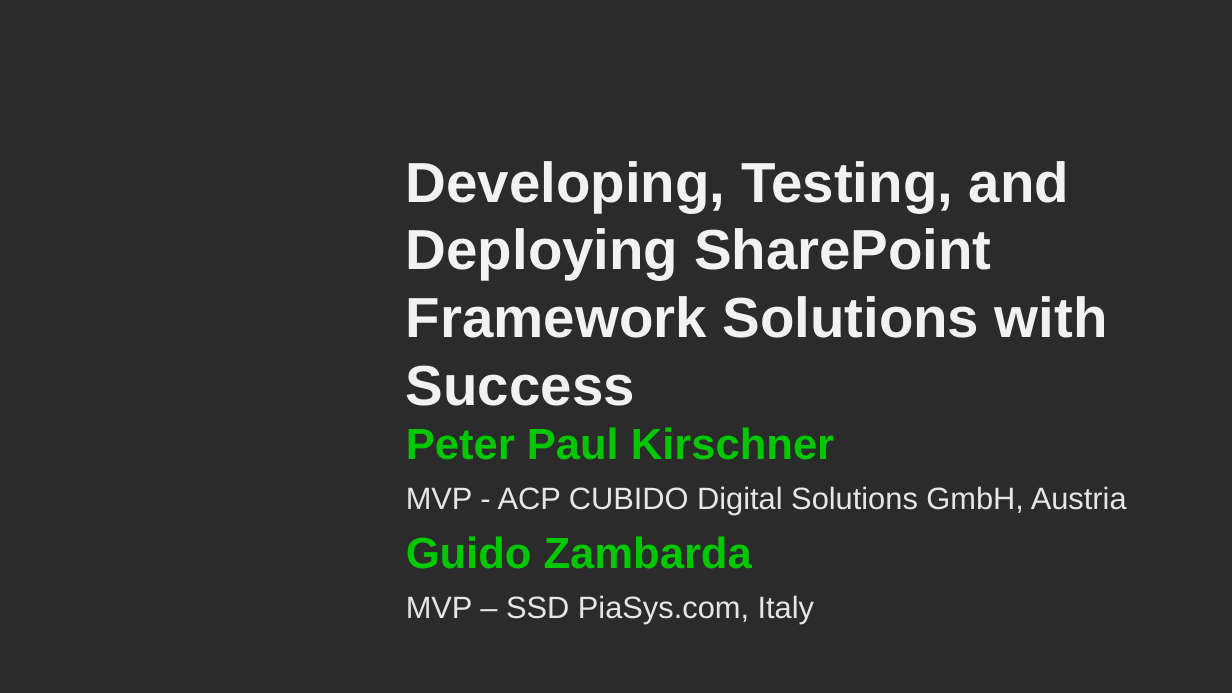
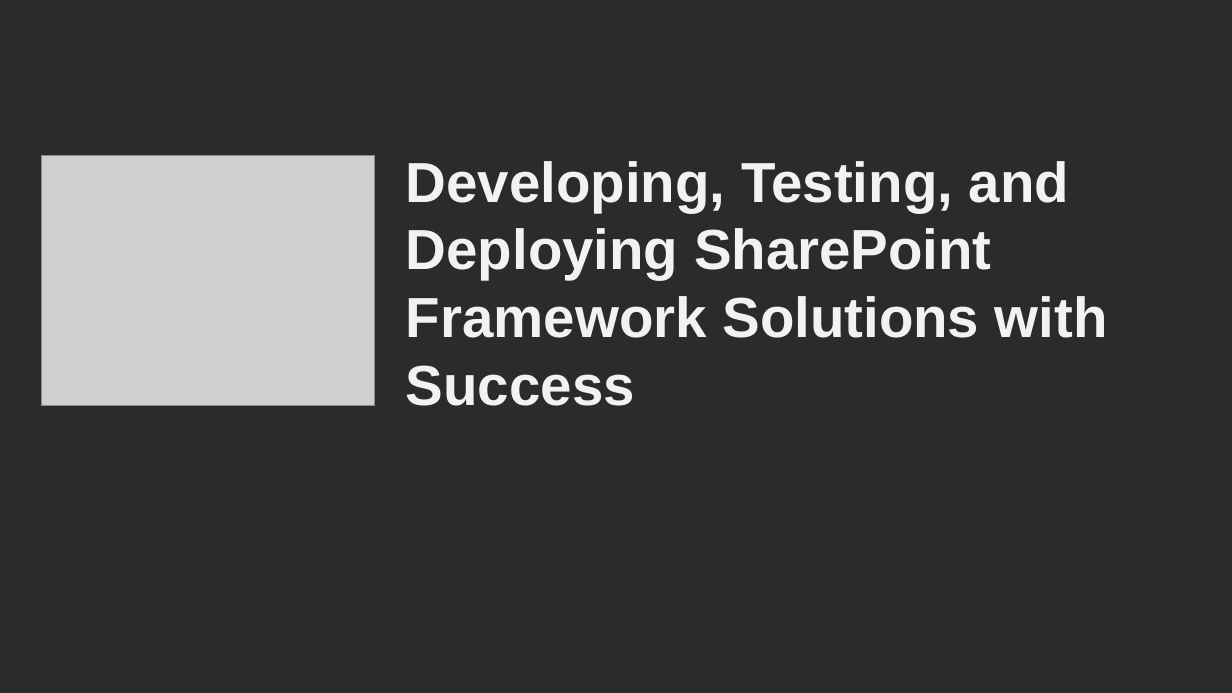
Before and after one commit to GuidoZam/espc-spfx-session-demo, a slide deck: slide 2 of .demo/ESPC25_SPFx_Slides.pptx. Drawn at 1232x693 pixels with LibreOffice and Linux fonts; fonts in the diff are those of the drawing; grey boxes stand for pictures; background and template pictures are left out; a plain dark background stands for a picture behind light text. Boxes give left, top, right and bottom in pixels: in the first picture for what was removed or moved away, otherwise in the second. Text is boxed around its words. In the diff, an @@ line names an element or a change of style, - is before the commit and + after.

```diff
--- a/.demo/ESPC25_SPFx_Slides.pptx
+++ b/.demo/ESPC25_SPFx_Slides.pptx
@@ picture added at (41, 155, 374, 405) @@
@@ text removed at (406, 427, 834, 460) @@
-Peter Paul Kirschner
@@ text removed at (406, 486, 1127, 515) @@
-MVP - ACP CUBIDO Digital Solutions GmbH, Austria
@@ text removed at (406, 536, 752, 569) @@
-Guido Zambarda
@@ text removed at (406, 595, 814, 624) @@
-MVP – SSD PiaSys.com, Italy
```
Also in this commit, not shown: 3 other slides changed, 2 slides added.
